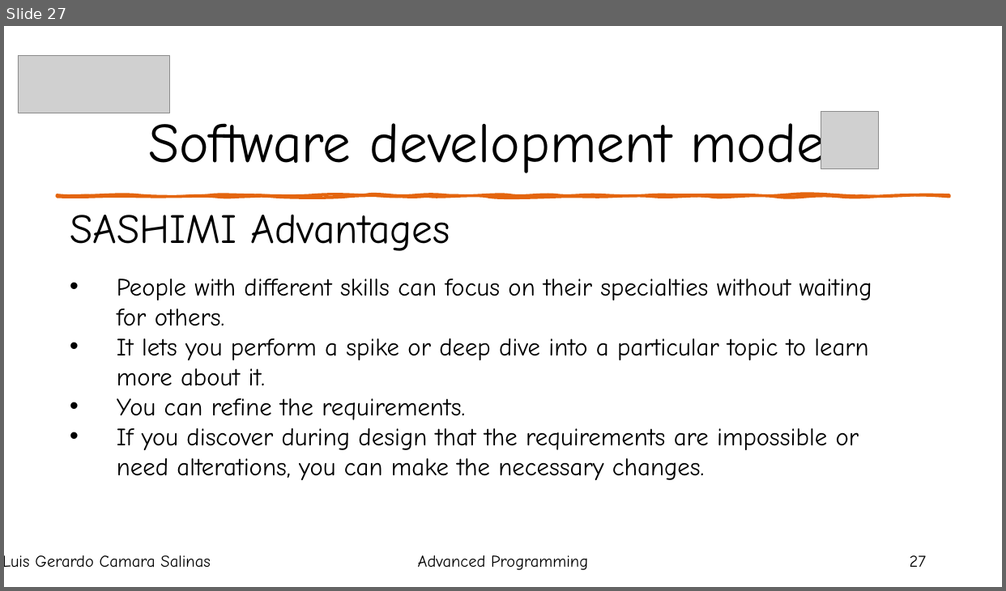
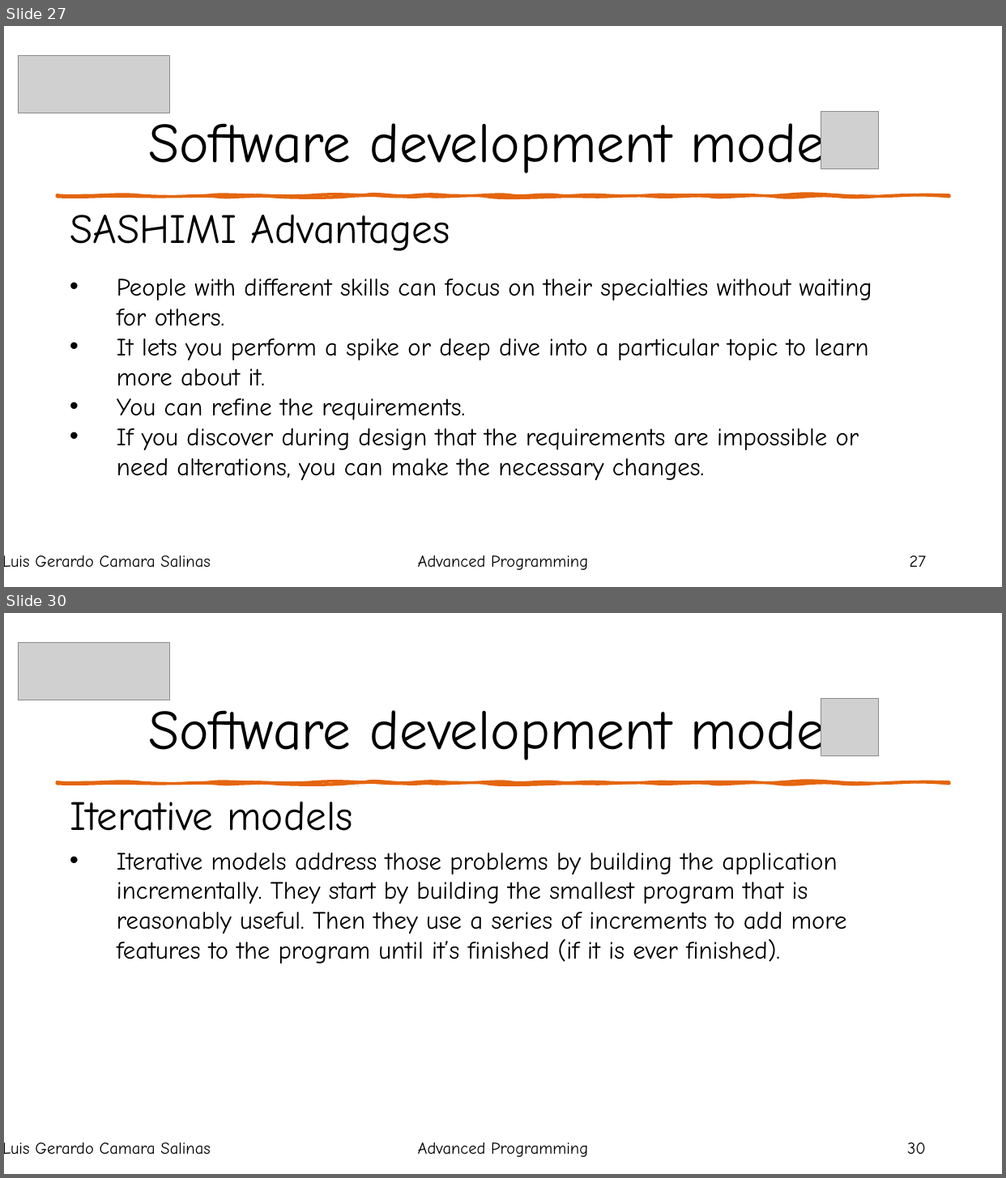
Before and after one commit to LuisGerar321/AdvancedProgramming, a slide deck: Unit1/Course.pptx. Shown one above the other, each under a label of ours: slide 27 before the commit, slides 27 and 30 after it; the slides between them are not shown. The pictures are 1006x591 and 1006x1178 pixels, drawn with LibreOffice and Linux fonts; fonts in the diff are those of the drawing; grey boxes stand for pictures. Boxes give left, top, right and bottom in pixels: in the first picture for what was removed or moved away, otherwise in the second. Text is boxed around its words. In the diff, an @@ line names an element or a change of style, - is before the commit and + after.

```diff
--- a/Unit1/Course.pptx
+++ b/Unit1/Course.pptx
@@ slide 30 added at box(4, 613, 1002, 1174), background #FFFFFF; not listed: 1 template element that a slide beside it also shows @@
@@ picture added at box(19, 643, 170, 700) @@
@@ title added at box(148, 701, 860, 760), 54 pt, text #000000 @@
+Software development models
@@ picture added at box(821, 699, 879, 756) @@
@@ text added at box(70, 802, 353, 831), 40 pt, text #000000 @@
+Iterative models
@@ text added at box(117, 853, 847, 964), 24 pt, text #000000 @@
+• Iterative models address those problems by building the application incrementally. They start by building the smallest program that is reasonably useful. Then they use a series of increments to add more features to the program until it’s finished (if it is ever finished).
@@ text added at box(4, 1143, 210, 1155), 16 pt, text #000000 @@
+Luis Gerardo Camara Salinas
@@ text added at box(418, 1143, 588, 1157), 16 pt, text #000000 @@
+Advanced Programming
@@ page number added at box(907, 1143, 926, 1154), 16 pt, text #000000 @@
+30
```
Also in this commit, not shown: 15 other slides added, 1 slide removed, 7 other files.
